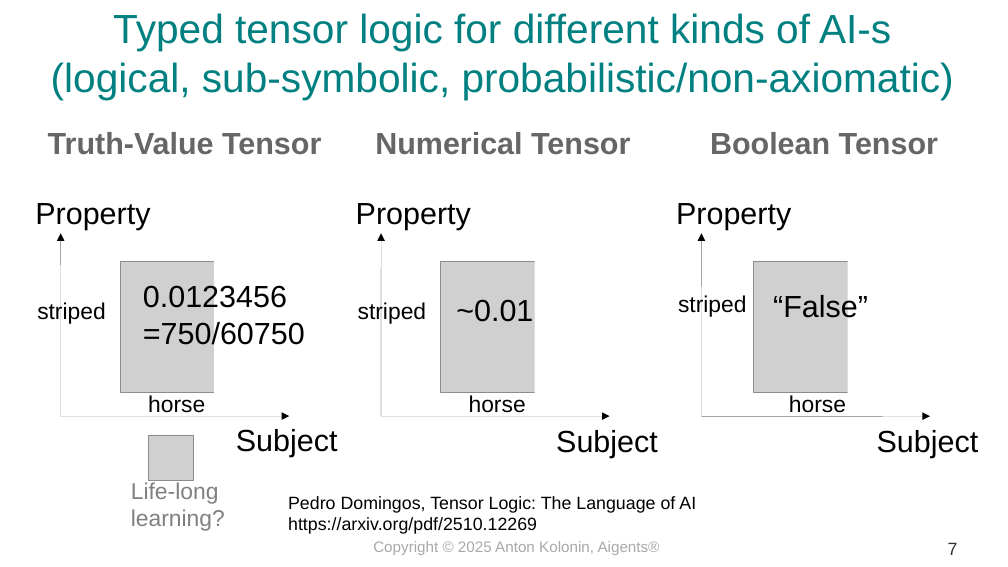
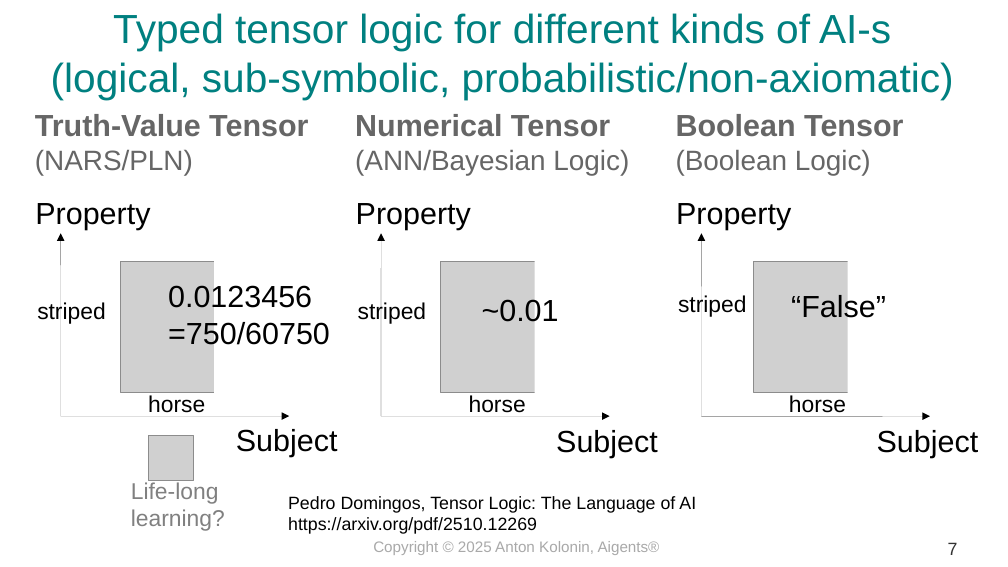
Before and after one commit to aigents/iai, a slide deck: slide 7 of docs/2025/psyche_model_kolonin_en.odp. Drawn at 1008x567 pixels with LibreOffice and Linux fonts; fonts in the diff are those of the drawing; grey boxes stand for pictures. Boxes give left, top, right and bottom in pixels: in the first picture for what was removed or moved away, otherwise in the second. Text is boxed around its words. In the diff, an @@ line names an element or a change of style, - is before the commit and + after.

Commit message:
update slides

```diff
--- a/docs/2025/psyche_model_kolonin_en.odp
+++ b/docs/2025/psyche_model_kolonin_en.odp
@@ text "Truth-Value Tensor": place and size @@
-text "Truth-Value Tensor" at [48,132,321,155]
+text "Truth-Value Tensor" at [35,114,308,175]
@@ text "Numerical Tensor": place and size @@
-text "Numerical Tensor" at [375,132,630,155]
+text "Numerical Tensor" at [355,114,629,175]
@@ text "Boolean Tensor": place and size @@
-text "Boolean Tensor" at [710,132,938,155]
+text "Boolean Tensor" at [676,114,903,175]
@@ text at [35,150,193,175]: paragraph added @@
+(NARS/PLN)
@@ text at [355,150,629,175]: paragraph added @@
+(ANN/Bayesian Logic)
@@ text at [676,150,871,175]: paragraph added @@
+(Boolean Logic)
@@ text "0.0123456": place and size @@
-text "0.0123456" at [143,283,305,350]
+text "0.0123456" at [168,283,330,350]
@@ text "~0.01" rewrapped from [456,299,533,322] to [482,297,559,327] @@
@@ text "“False”": place and size @@
-text "“False”" at [773,293,868,323]
+text "“False”" at [791,293,886,323]
```
Also in this commit, not shown: 2 other slides changed, 2 other files.
